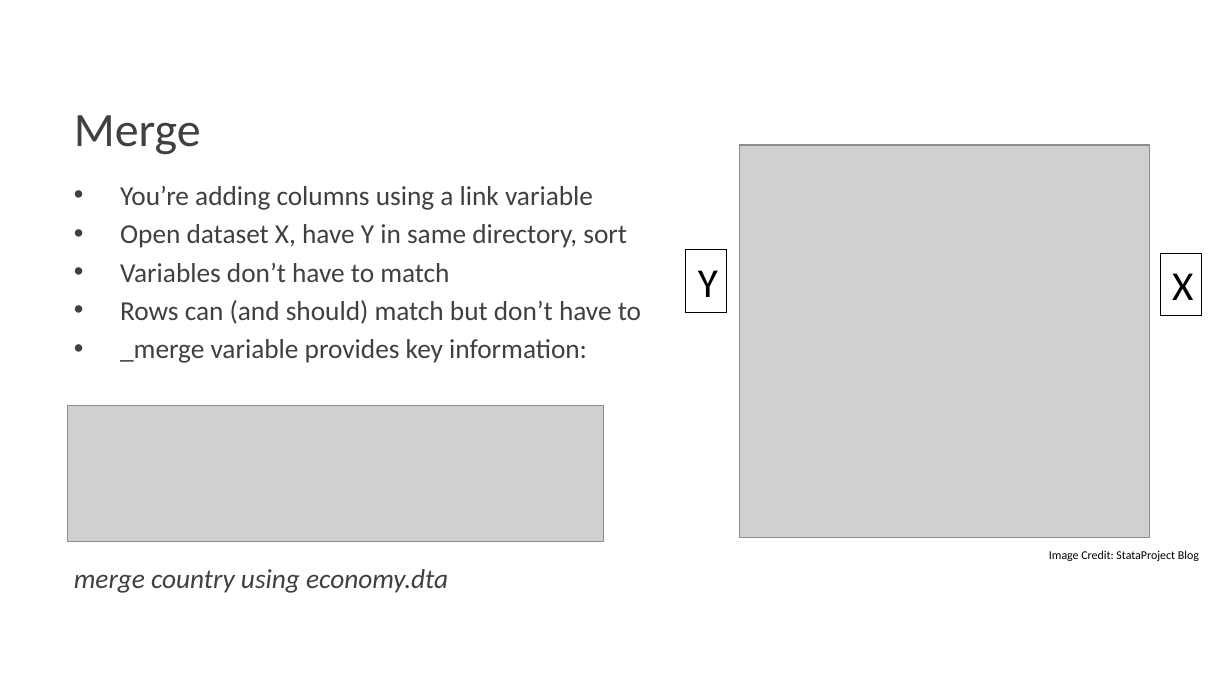
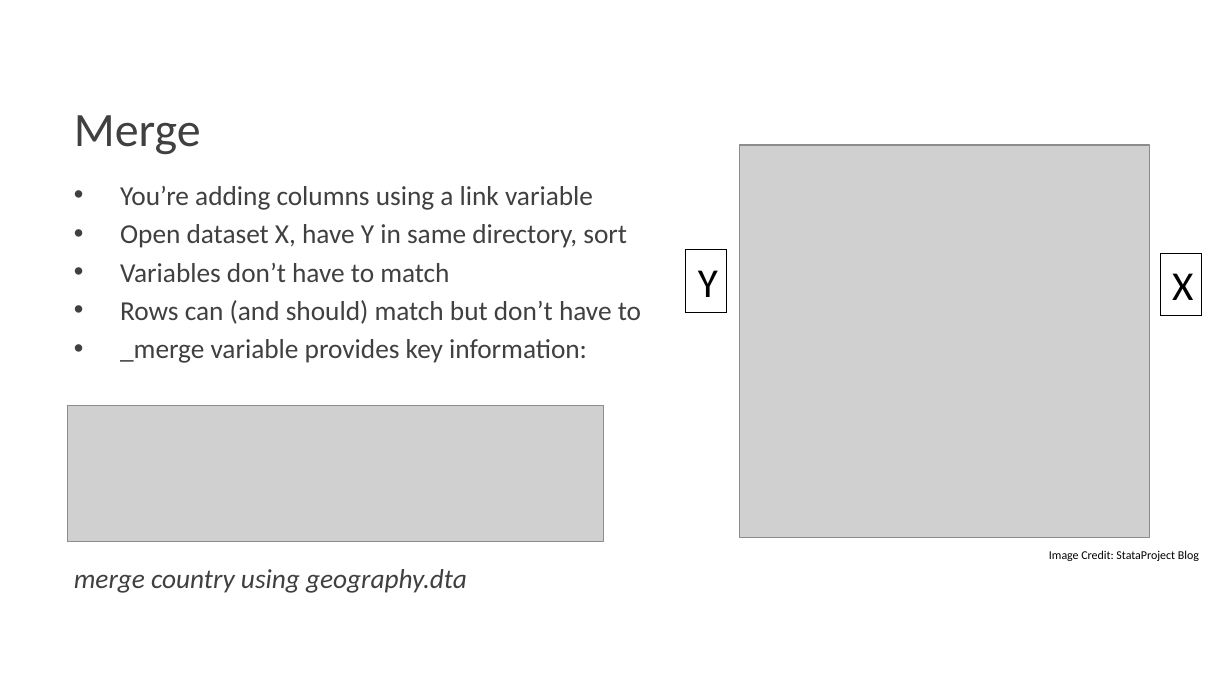
Before and after one commit to alf10087/stata_workshop, a slide deck: slide 10 of Stata Workshop 09-09.pptx. Drawn at 1232x693 pixels with LibreOffice and Linux fonts; fonts in the diff are those of the drawing; grey boxes stand for pictures; background and template pictures are left out. Boxes give left, top, right and bottom in pixels: in the first picture for what was removed or moved away, otherwise in the second. Text is boxed around its words. In the diff, an @@ line names an element or a change of style, - is before the commit and + after.

```diff
--- a/Stata Workshop 09-09.pptx
+++ b/Stata Workshop 09-09.pptx
@@ text at (74,569,467,593): text changed @@
-merge country using economy.dta
+merge country using geography.dta
```
Also in this commit, not shown: 3 other slides changed, 4 slides added, 1 slide removed.
